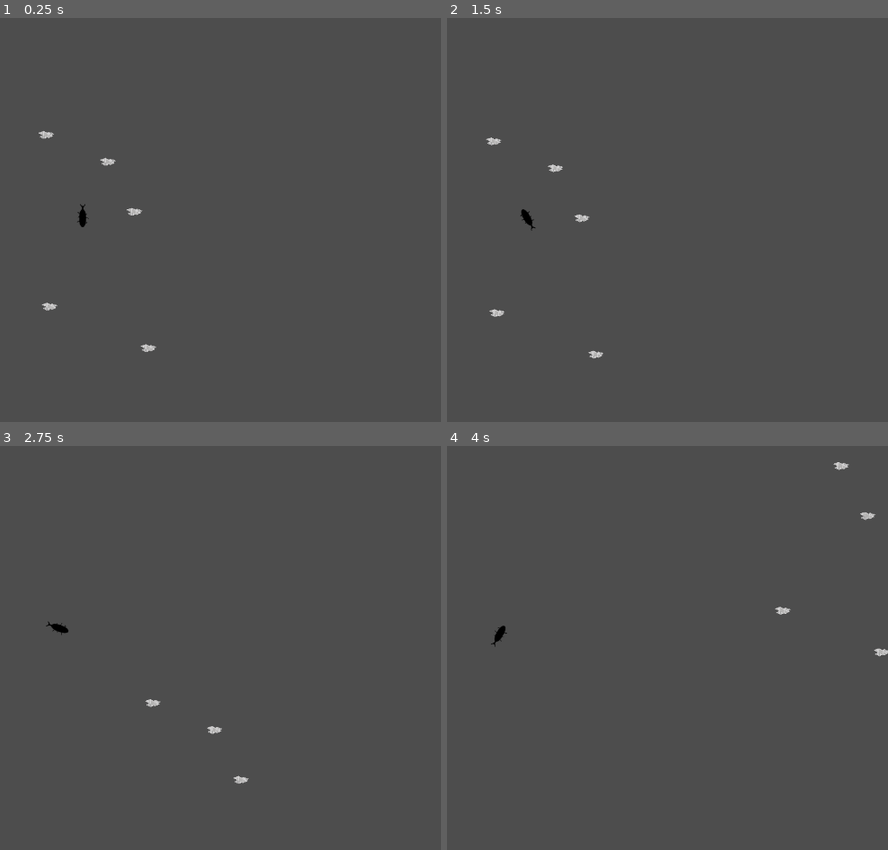
Above: before the commit, frames 1-4 (two rows, left to right).
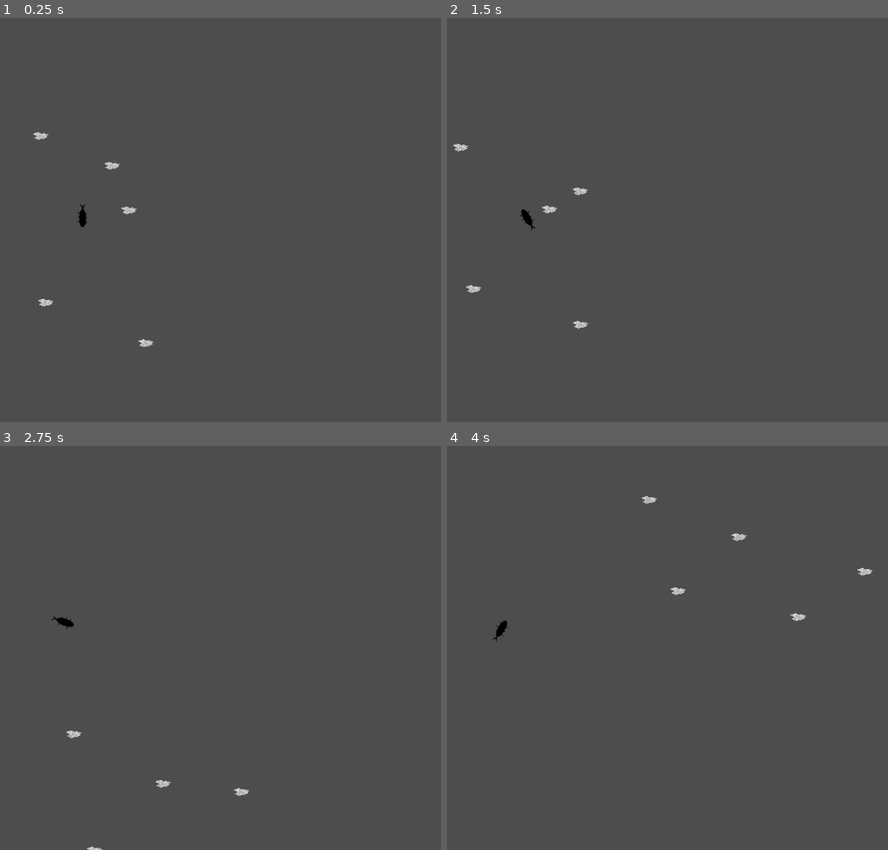
Above: after the commit, the same moments.

Repository: CarterHorton/starrrboard-HO
Game: Godot game, scene res://scenes/game.tscn
Same seed, same stepped clock (60 frames per second), same inputs: the game is played once before the commit and once after it.
Inputs:
- Up to frame 1 (0.25 s): no input
- Up to frame 2 (1.5 s): hold Right (rotate_right) 0.53-1.28 s; hold Down (move_backward) from 1.28 s (still down)
- Up to frame 3 (2.75 s): release Down (move_backward) at 2.03 s; hold Right (rotate_right) from 2.03 s (still down)
- Up to frame 4 (4 s): release Right (rotate_right) at 2.78 s; hold Up (move_forward) 2.78-3.53 s; hold Left (rotate_left) from 3.53 s (still down)

The runs differ from the first frame. In frame 1, 0.3% of the frame differs, in the area x 7-36%, y 28-83%; in frame 2, 0.4%; in frame 3, 0.4%; in frame 4, 0.5%, in the area x 9-100%, y 4-53%.

Commit message:
Added random movement of scraps

Diff:
--- a/starrrboard,-ho!/scripts/scraps.gd
+++ b/starrrboard,-ho!/scripts/scraps.gd
@@ -1,5 +1,8 @@
 extends CollisionObject2D
-
+# Author: Carter Horton
+# Date: 11 - 8 - 2025
+# Title: Scraps script
+# Description:
 # ----- Settings -----
 @export var scrapSpeed: float = 40.0 # Variable speed controler
 @export var maxVals: Vector2 = Vector2(1280,720) # Maximum value numbers
@@ -17,17 +20,21 @@
 	# Print the location to terminal
 	print("Target is: ", target)
 
-
 func _on_ready() -> void:
 	rng.randomize() # Instanciate a random capture
 	pickTarget() # Pick a target to approach
-	# Note: The below should be made into a function at some point
-	# Pick a random x value on the given plane
+	pass # Replace with function body.
 
-	# Pick a random y value on the given plane
+# Move to new frame (RUN IN _process)
+func moveToTarget(delta: float) -> void:
+	# ----- Find Point -----
+	var direction = (target - global_position).normalized()
+	var distanceThisFrame = scrapSpeed * delta
+	if global_position.distance_to(target) <= distanceThisFrame:
+		global_position = target
+		pickTarget()
+	else:
+		global_position += direction * distanceThisFrame
 
-	# route the scraps to that point
-
-
-
-	pass # Replace with function body.
+func _process(delta: float) -> void:
+	moveToTarget(delta)
